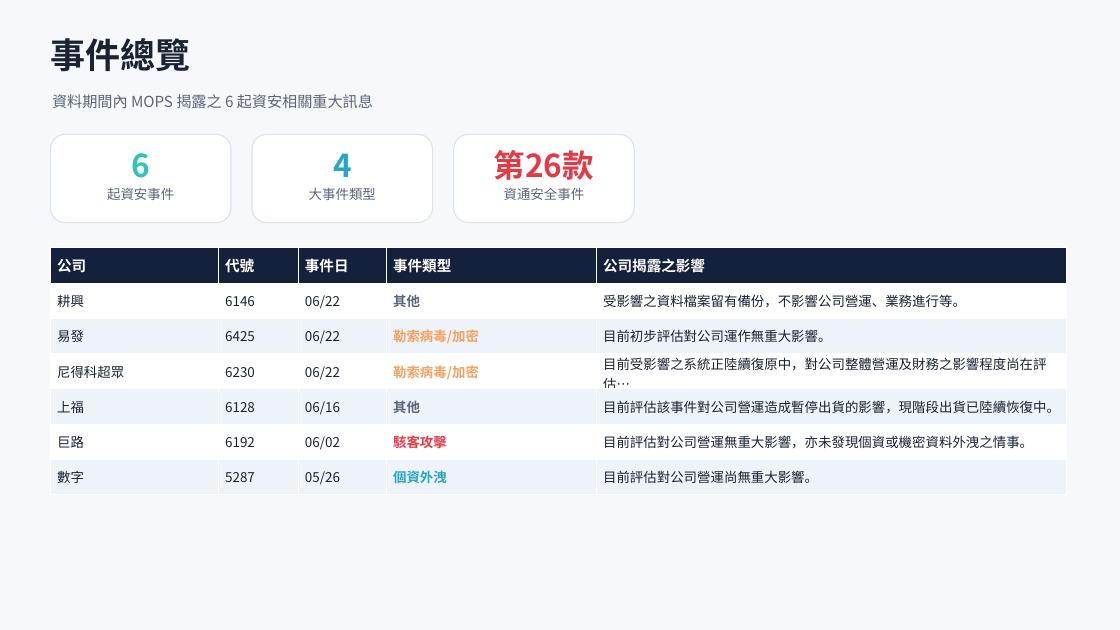
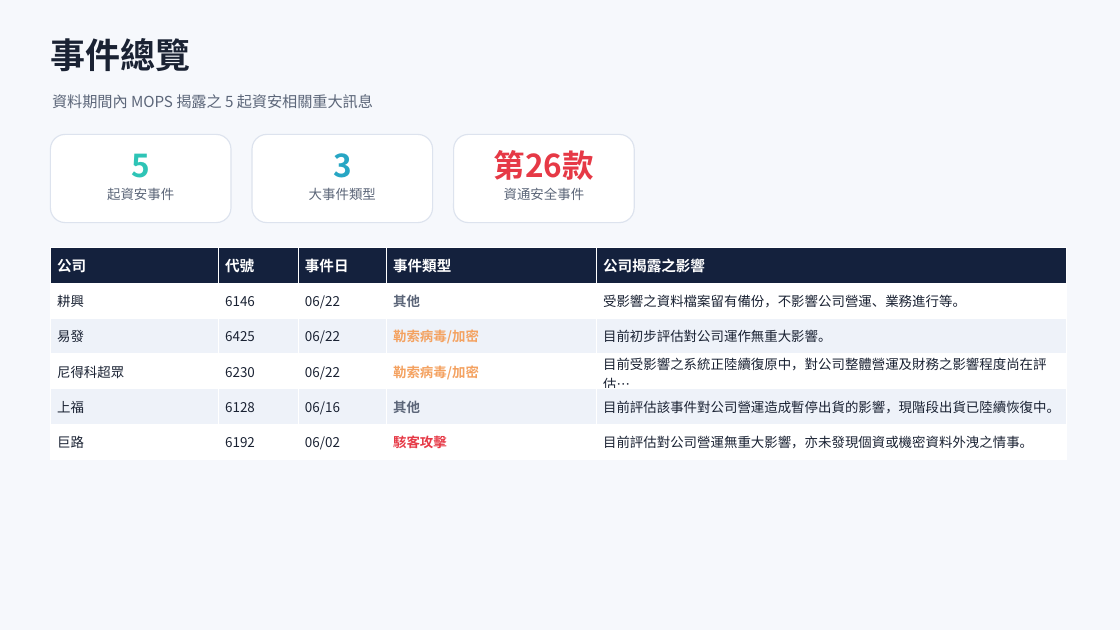
Before and after one commit to Johnnylin77/mops-isec-monitor, a slide deck: slide 2 of 資安事件因應分析.pptx. Drawn at 1120x630 pixels with LibreOffice and Linux fonts; fonts in the diff are those of the drawing. Boxes give left, top, right and bottom in pixels: in the first picture for what was removed or moved away, otherwise in the second. Text is boxed around its words. In the diff, an @@ line names an element or a change of style, - is before the commit and + after.

Commit message:
MOPS report: 2026-06-27

```diff
--- a/資安事件因應分析.pptx
+++ b/資安事件因應分析.pptx
@@ text at box(52, 94, 373, 108): text changed @@
-資料期間內 MOPS 揭露之 6 起資安相關重大訊息
+資料期間內 MOPS 揭露之 5 起資安相關重大訊息
@@ text at box(131, 153, 150, 178): text changed @@
-6
+5
@@ text at box(333, 153, 352, 178): text changed @@
-4
+3
@@ table at box(50, 248, 1067, 460) @@
-row 7: 數字 | 5287 | 05/26 | 個資外洩 | 目前評估對公司營運尚無重大影響。
```
Also in this commit, not shown: 4 other slides changed, 2 other files.
